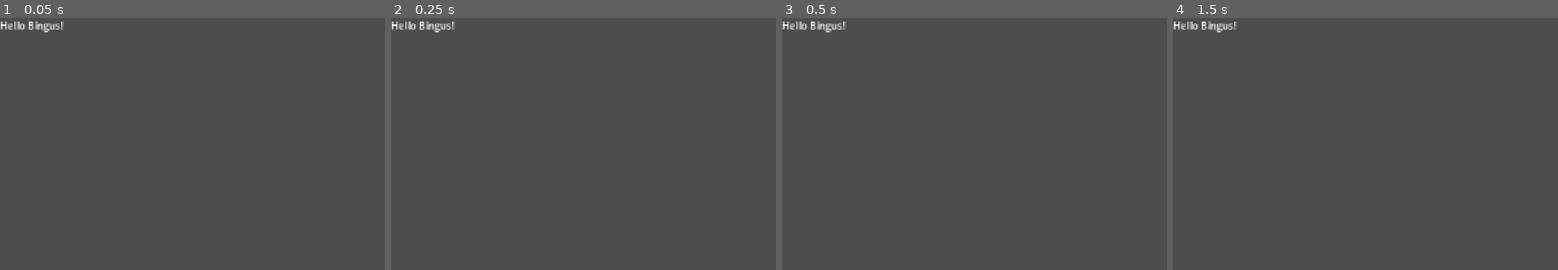
Above: before the commit, frames 1-4 (left to right).
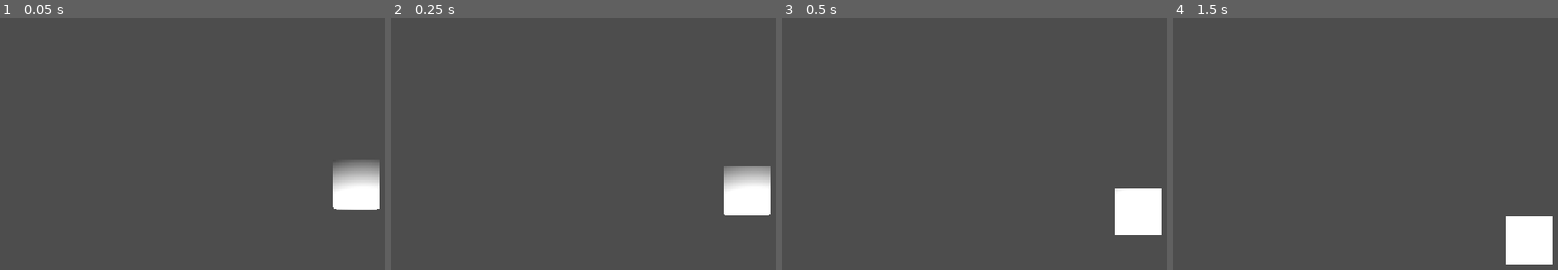
Above: after the commit, the same moments.

Repository: sunburntsnowman/Find-The
Game: Godot game, scene res://node_3d.tscn
Two runs of this game, one before a commit and one after it. Both use one fixed random seed, a clock stepped at 60 frames per second and the inputs below. Before the commit the project starts from res://label.tscn.
Inputs:
- Up to frame 1 (0.05 s): no input
- Up to frame 2 (0.25 s): no input
- Up to frame 3 (0.5 s): no input
- Up to frame 4 (1.5 s): tap Enter at 1.25 s

The runs differ from the first frame. In frame 1, 2.7% of the frame differs, in the area x 0-99%, y 1-77%; in frame 2, 2.7%, in the area x 0-99%, y 1-79%; in frame 3, 2.6%; in frame 4, 2.7%.

Commit message:
Changed some stuff

Diff:
--- /dev/null
+++ b/box.gd
@@ -0,0 +1,12 @@
+extends RigidBody3D
+
+
+
+# Called when the node enters the scene tree for the first time.
+func _ready() -> void:
+	pass # Replace with function body.
+
+
+# Called every frame. 'delta' is the elapsed time since the previous frame.
+func _process(delta: float) -> void:
+	pass
--- /dev/null
+++ b/box.tscn
@@ -0,0 +1,11 @@
+[gd_scene format=3 uid="uid://nmo6d2xt0lqa"]
+
+[ext_resource type="PackedScene" uid="uid://m2j2a7i2cbpj" path="res://box.glb" id="1_g2tbl"]
+
+[sub_resource type="ConvexPolygonShape3D" id="ConvexPolygonShape3D_oq5cr"]
+points = PackedVector3Array(1, 1, 1, 1, 1, -1, -1, 1, 1, 1, -1, 1, 1, -1, -1, -1, 1, -1, -1, -1, 1, -1, -1, -1)
+
+[node name="Box" unique_id=282550211 instance=ExtResource("1_g2tbl")]
+
+[node name="CollisionShape3D" type="CollisionShape3D" parent="." index="1" unique_id=823447931]
+shape = SubResource("ConvexPolygonShape3D_oq5cr")
--- a/label.tscn
+++ /dev/null
@@ -1,6 +0,0 @@
-[gd_scene format=3 uid="uid://o2wcafwup7r6"]
-
-[node name="Label" type="Label" unique_id=542314296]
-offset_right = 40.0
-offset_bottom = 23.0
-text = "Hello Bingus!"
--- /dev/null
+++ b/new_script.gd
@@ -0,0 +1,11 @@
+extends Node
+
+
+# Called when the node enters the scene tree for the first time.
+func _ready() -> void:
+	pass # Replace with function body.
+
+
+# Called every frame. 'delta' is the elapsed time since the previous frame.
+func _process(delta: float) -> void:
+	pass
--- /dev/null
+++ b/node_3d.tscn
@@ -0,0 +1,25 @@
+[gd_scene format=3 uid="uid://4qw2qy0f3l8g"]
+
+[ext_resource type="PackedScene" uid="uid://nmo6d2xt0lqa" path="res://box.tscn" id="1_a202f"]
+[ext_resource type="Script" uid="uid://c6pw53hwxhwrn" path="res://box.gd" id="2_noarx"]
+
+[sub_resource type="BoxShape3D" id="BoxShape3D_yf5fn"]
+
+[node name="Node3D" type="Node3D" unique_id=1584529904]
+
+[node name="Ground" type="StaticBody3D" parent="." unique_id=1871249286]
+
+[node name="CollisionShape3D" type="CollisionShape3D" parent="Ground" unique_id=813054057]
+transform = Transform3D(5, 0, 0, 0, 5, 0, 0, 0, 5, 0, 0.22928071, 0)
+shape = SubResource("BoxShape3D_yf5fn")
+
+[node name="Box" parent="." unique_id=282550211 instance=ExtResource("1_a202f")]
+transform = Transform3D(1, 0, 0, 0, 1, 0, 0, 0, 1, -0.16085577, 6.0906377, 0.06966758)
+script = ExtResource("2_noarx")
+
+[node name="Camera3D" type="Camera3D" parent="." unique_id=1306103875]
+transform = Transform3D(1, 0, 0, 0, 1, 0, 0, 0, 1, 0, 4.5710344, 12.135885)
+
+[node name="OmniLight3D" type="OmniLight3D" parent="." unique_id=1758822602]
+transform = Transform3D(1, 0, 0, 0, 1, 0, 0, 0, 1, 0.15447521, 2.8450017, 2.4084435)
+light_energy = 16.0
--- a/project.godot
+++ b/project.godot
@@ -11,7 +11,7 @@
 [application]
 
 config/name="Find The"
-run/main_scene="res://label.tscn"
+run/main_scene="uid://4qw2qy0f3l8g"
 config/features=PackedStringArray("4.7", "Forward Plus")
 config/icon="res://icon.svg"
 
Not shown, added: box.gd.uid
Binary file added: box.glb
Not shown, added: box.glb.import
Not shown, added: new_script.gd.uid
